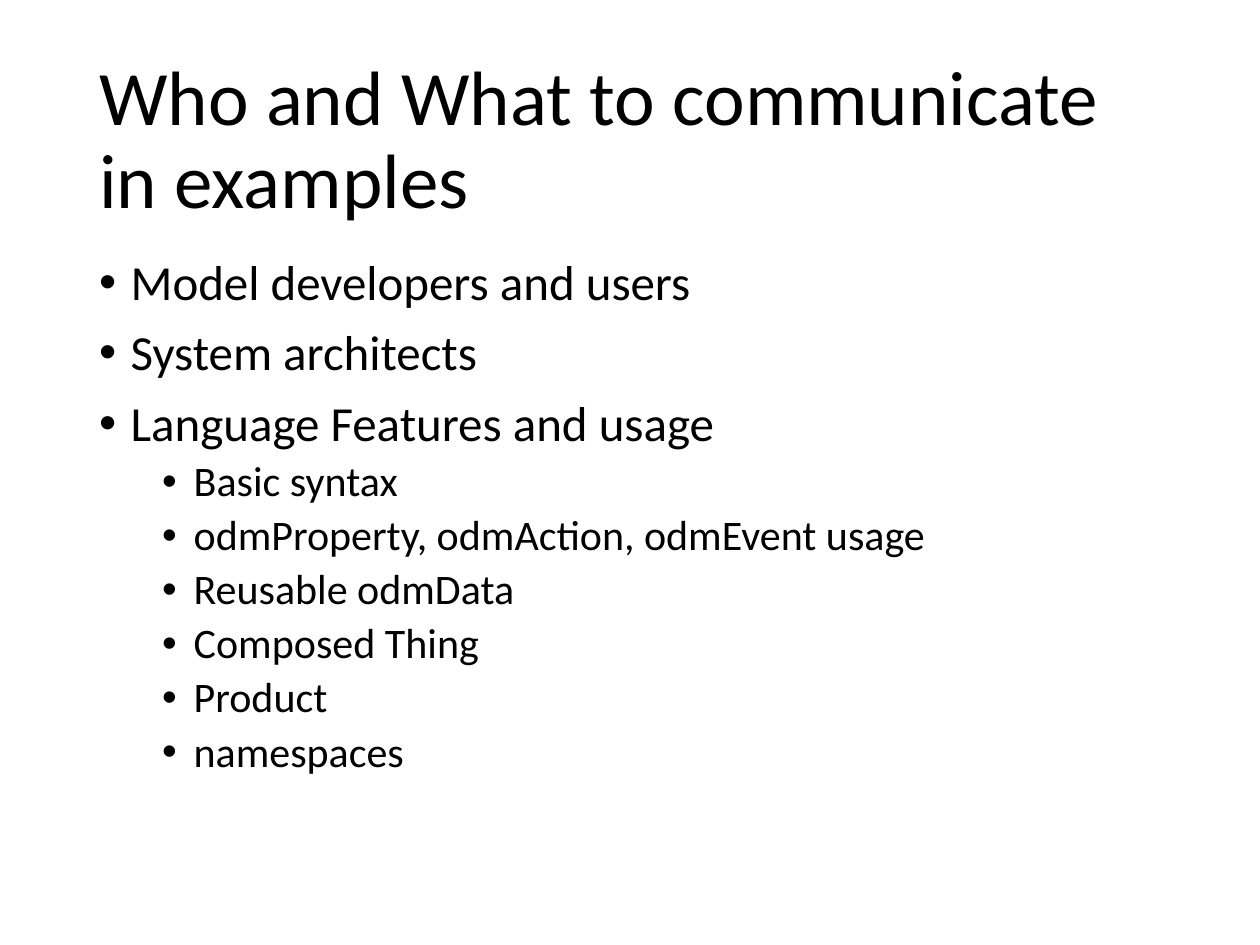
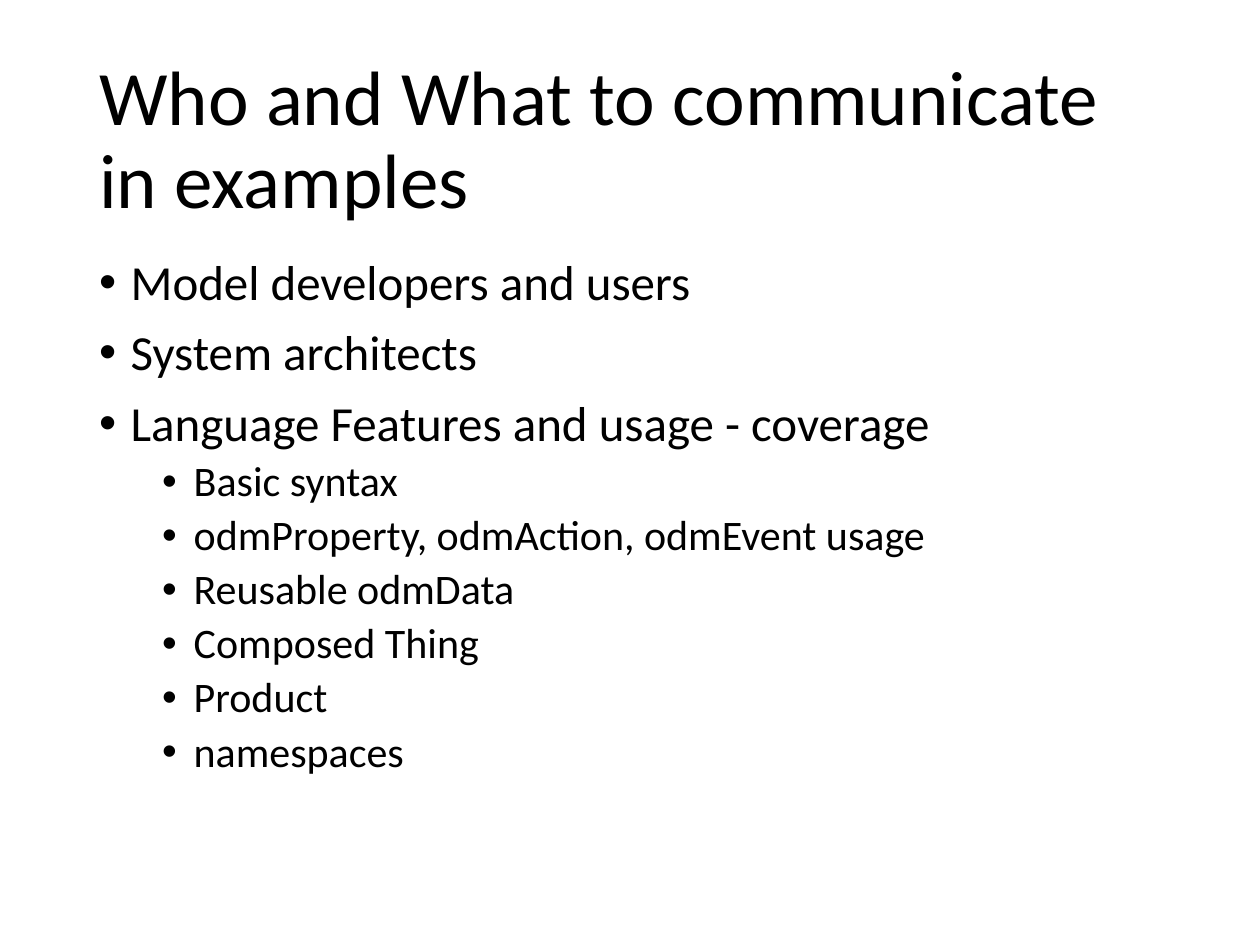
Before and after one commit to one-data-model/Conference2020, a slide deck: slide 3 of Session 10.pptx. Drawn at 1260x945 pixels with LibreOffice and Linux fonts; fonts in the diff are those of the drawing. Boxes give left, top, right and bottom in pixels: in the first picture for what was removed or moved away, otherwise in the second. Text is boxed around its words. In the diff, an @@ line names an element or a change of style, - is before the commit and + after.

```diff
--- a/Session 10.pptx
+++ b/Session 10.pptx
@@ text at (131, 407, 929, 450): text changed @@
-• Language Features and usage
+• Language Features and usage - coverage
```
Also in this commit, not shown: 2 other slides changed, 12 other files.
